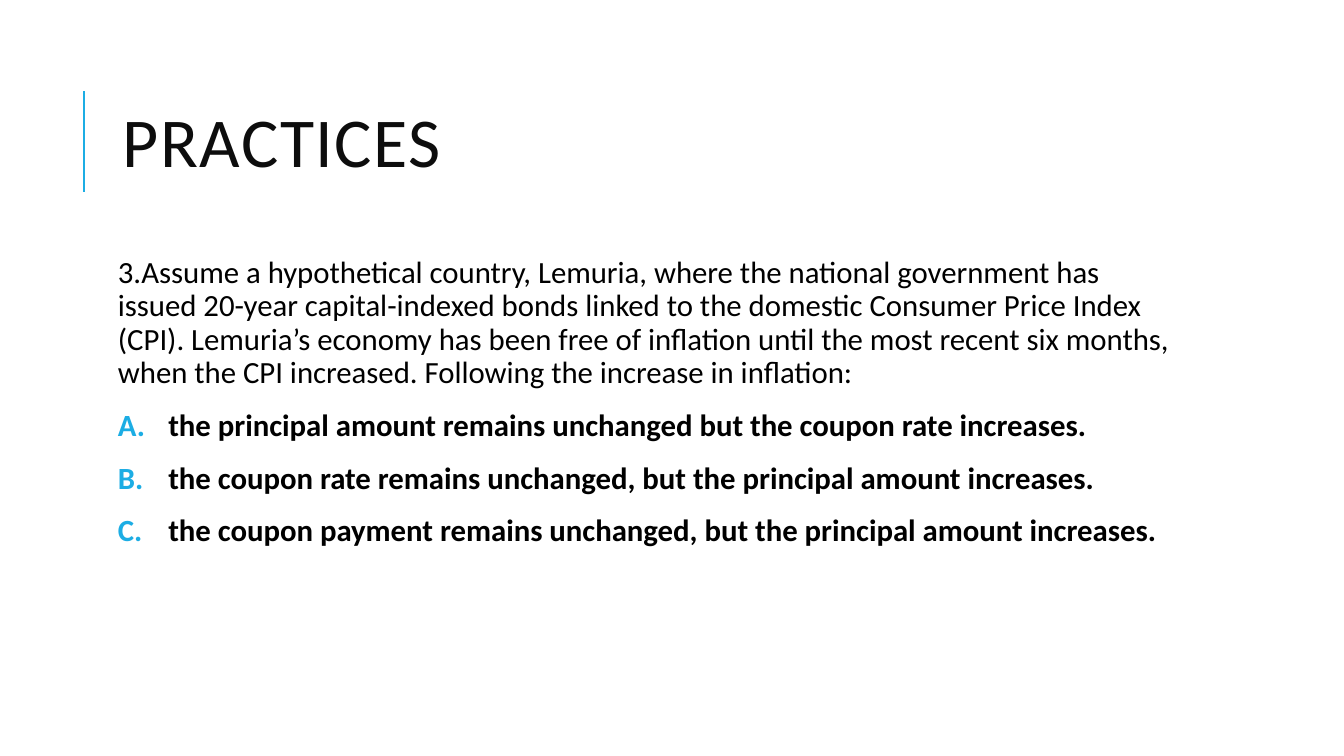
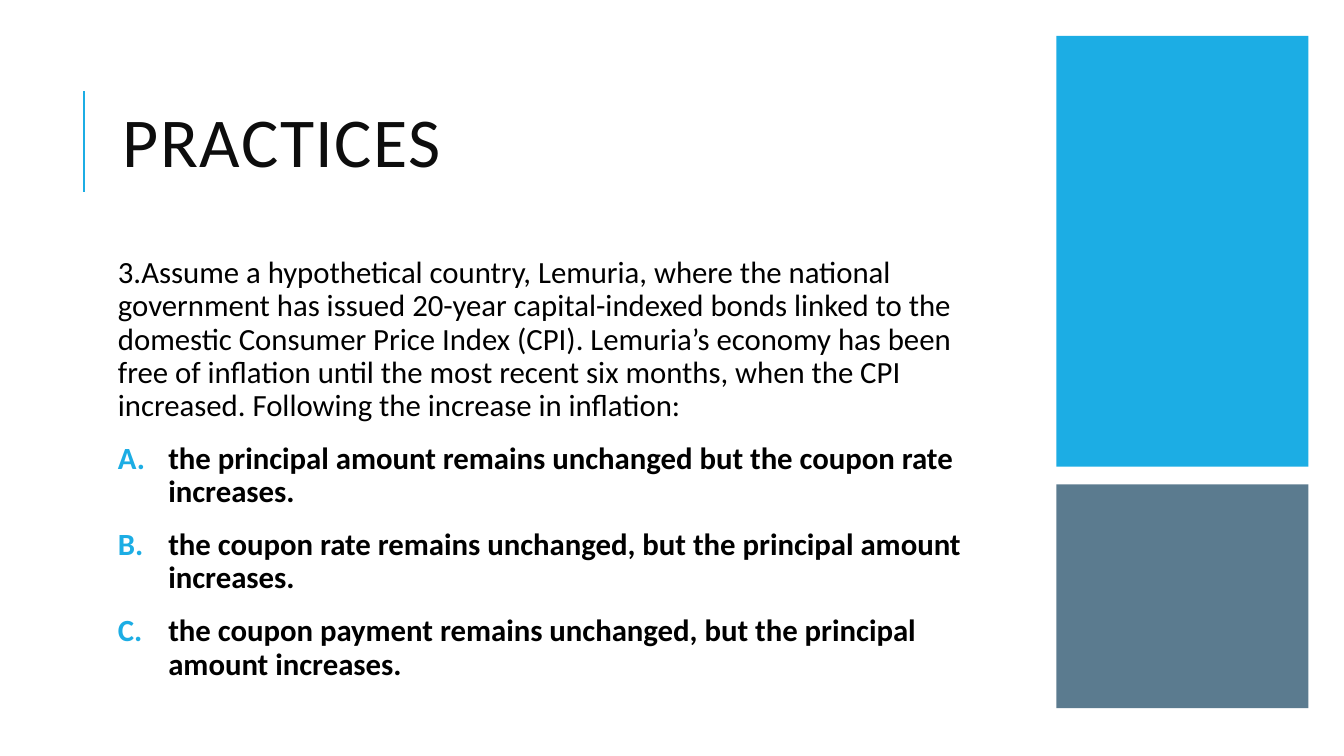
Before and after one commit to Isco0530/data, a slide deck: slide 41 of Fixed Income.pptx. Drawn at 1344x756 pixels with LibreOffice and Linux fonts; fonts in the diff are those of the drawing. Boxes give left, top, right and bottom in pixels: in the first picture for what was removed or moved away, otherwise in the second. Text is boxed around its words. In the diff, an @@ line names an element or a change of style, - is before the commit and + after.

```diff
--- a/Fixed Income.pptx
+++ b/Fixed Income.pptx
@@ rectangle added at [1057, 36, 1309, 467], fill #1CADE4 @@
@@ text "3.Assume a hypothetical country, Lemuria, ..." rewrapped from [118, 261, 1169, 547] to [118, 261, 961, 676] @@
@@ rectangle added at [1057, 485, 1309, 709], fill #335B74 at 80% opacity @@
```
Also in this commit, not shown: 6 other slides changed, 1 slide removed.
